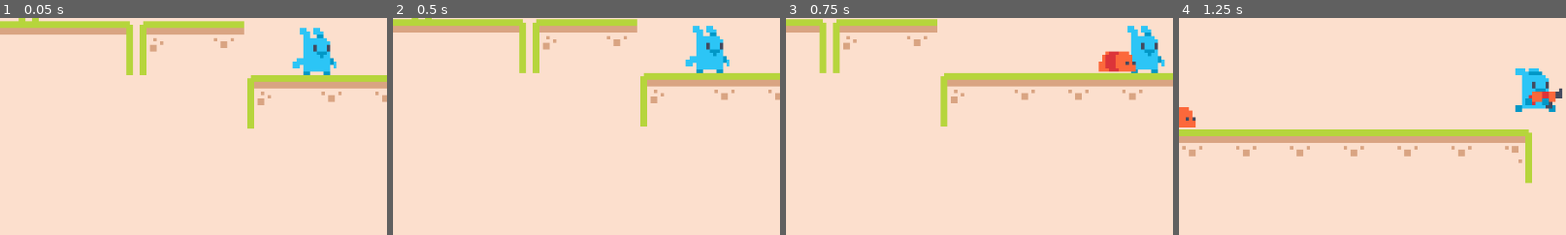
Above: before the commit, frames 1-4 (left to right).
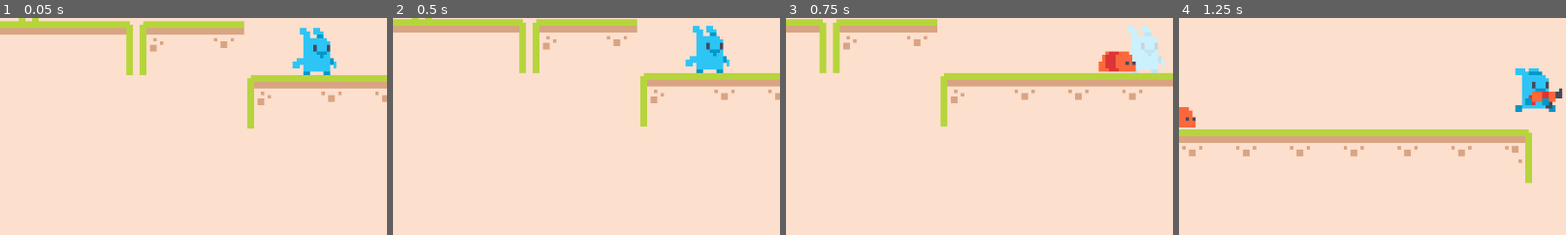
Above: after the commit, the same moments.

Repository: sarahyack/Bunny-Let-Loose
Game: Godot game, scene res://Scenes/game.tscn
The game is run twice, just before and just after one commit, with the same random seed, the same clock (stepped at 60 frames per second) and the same inputs.
Inputs (mouse positions are % of the whole screen's width and height, from its top left):
- Up to frame 1 (0.05 s): no input
- Up to frame 2 (0.5 s): no input
- Up to frame 3 (0.75 s): move the mouse to (72, 45) at 0.52 s; hold Right (right) from 0.53 s (still down); click (72, 45) at 0.6 s
- Up to frame 4 (1.25 s): keep holding Right (right); tap Space (jump) at 0.77 s
The pictures show only the part of the screen within x 9-59%, y 43-93%; the shares and areas given below are measured in that part.

Frames 1-2 are identical in both runs. In frame 3, 1.4% of the frame differs, in the area x 88-98%, y 3-26%; in frame 4, nothing differs.

Commit message:
Finished Enemy & Player Damage
Enemies are now destroyable, and both the player and the two enemies have the flicker shader effect applied.

Diff:
--- a/Scenes/bee.gd
+++ b/Scenes/bee.gd
@@ -1,7 +1,33 @@
 extends Area2D
 
+@export var health := 3
+@export var attack_strength := 1
+
+# Main Functions
+
+func _process(_delta):
+	check_death()
+
+# Movement Functions
+
+# Status Functions
+
+func check_death():
+	if health <= 0:
+		queue_free()
+
+# Signal Functions
+
+func _on_area_entered(area):
+	health -= 1
+	area.queue_free()
+	var tween = create_tween()
+	tween.tween_property($Sprite2D, "material:shader_parameter/amount", 1.0, 0.0)
+	tween.tween_property($Sprite2D, "material:shader_parameter/amount", 0.0, 0.2)
+
+func _on_body_entered(body):
+	if body.is_in_group("player"):
+		body.damage(attack_strength)
 
 
-func _on_area_entered(area):
-	print("bee was hit")
-	area.queue_free()
+# Timeout Functions
--- a/Scenes/bee.tscn
+++ b/Scenes/bee.tscn
@@ -1,11 +1,17 @@
-[gd_scene load_steps=4 format=3 uid="uid://cidodig3rtb4s"]
+[gd_scene load_steps=6 format=3 uid="uid://cidodig3rtb4s"]
 
 [ext_resource type="Texture2D" uid="uid://dpith5gjeqj2f" path="res://Assets/graphics/Enemies/bee/0.png" id="1_1klw6"]
 [ext_resource type="Script" path="res://Scenes/bee.gd" id="1_dn4lr"]
+[ext_resource type="Shader" path="res://Scenes/flicker.gdshader" id="2_28yyj"]
 
 [sub_resource type="CapsuleShape2D" id="CapsuleShape2D_cu8r6"]
 radius = 3.0
 height = 12.0
+
+[sub_resource type="ShaderMaterial" id="ShaderMaterial_67r5r"]
+shader = ExtResource("2_28yyj")
+shader_parameter/color = Color(1, 1, 1, 1)
+shader_parameter/amount = 0.0
 
 [node name="Bee" type="Area2D"]
 collision_layer = 4
@@ -16,6 +22,8 @@
 shape = SubResource("CapsuleShape2D_cu8r6")
 
 [node name="Sprite2D" type="Sprite2D" parent="."]
+material = SubResource("ShaderMaterial_67r5r")
 texture = ExtResource("1_1klw6")
 
 [connection signal="area_entered" from="." to="." method="_on_area_entered"]
+[connection signal="body_entered" from="." to="." method="_on_body_entered"]
--- /dev/null
+++ b/Scenes/flicker.gdshader
@@ -0,0 +1,9 @@
+shader_type canvas_item;
+
+uniform vec3 color: source_color = vec3(1.0);
+uniform float amount: hint_range(0.0, 1.0) = 0.0;
+
+void fragment() {
+	vec3 original_color = texture(TEXTURE, UV).rgb;
+	COLOR.rgb = mix(original_color, color, amount);
+}
--- a/Scenes/player.gd
+++ b/Scenes/player.gd
@@ -1,15 +1,20 @@
 extends CharacterBody2D
 
 @export var speed := 200
+@export var health := 5
+
 var direction_x := 0.0
 var facing_right := true
 var has_gun := false
 var can_shoot := false
+var can_be_hurt := true
 
 signal shoot(pos: Vector2, direction: bool)
 
+
+# Main Functions
+
 func _process(_delta):
-	print(Input.get_axis("left", "right"))
 	get_input()
 	apply_gravity()
 	get_facing_direction()
@@ -17,6 +22,9 @@
 
 	velocity.x = direction_x * speed
 	move_and_slide()
+
+
+# Movement Functions
 
 func get_input():
 	direction_x = Input.get_axis("left", "right")
@@ -50,6 +58,25 @@
 	$Sprites.animation = current_animation
 	$Sprites.flip_h = not facing_right
 
+
+# Status Functions
+
+func damage(amount):
+	if can_be_hurt:
+		if health > 0:
+			health -= amount
+		var tween = create_tween()
+		tween.tween_property($Sprites, "material:shader_parameter/amount", 1.0, 0.0)
+		tween.tween_property($Sprites, "material:shader_parameter/amount", 0.0, 0.2)
+		can_be_hurt = false
+		# print(health)
+		$Timers/HurtTimer.start()
+
+# Signal Functions
+
+
+# Timeout Functions
+
 func _on_shoot_timer_timeout():
 	if has_gun:
 		can_shoot = true
@@ -57,3 +84,6 @@
 func _on_fire_timer_timeout():
 	for child in $Fire.get_children():
 		child.hide()
+
+func _on_hurt_timer_timeout():
+	can_be_hurt = true
--- a/Scenes/player.tscn
+++ b/Scenes/player.tscn
@@ -1,11 +1,17 @@
-[gd_scene load_steps=9 format=3 uid="uid://8ld6je42g41r"]
+[gd_scene load_steps=11 format=3 uid="uid://8ld6je42g41r"]
 
 [ext_resource type="Script" path="res://Scenes/player.gd" id="1_dlvwq"]
 [ext_resource type="Texture2D" uid="uid://cxquwllyvrjha" path="res://Assets/graphics/player/basic/idle.png" id="1_j5w4o"]
+[ext_resource type="Shader" path="res://Scenes/flicker.gdshader" id="2_5iwf8"]
 [ext_resource type="Texture2D" uid="uid://cqp3h8qx1aflw" path="res://Assets/graphics/player/gun/idle.png" id="3_7mlcv"]
 [ext_resource type="Texture2D" uid="uid://cyyrpyh2uvu26" path="res://Assets/graphics/player/basic/walk.png" id="3_yv4gn"]
 [ext_resource type="Texture2D" uid="uid://cr4rh3esr8lwy" path="res://Assets/graphics/player/gun/walk.png" id="5_j4kmy"]
 [ext_resource type="Texture2D" uid="uid://beiwrqf73bodu" path="res://Assets/graphics/bullet/fire.png" id="6_hlg78"]
+
+[sub_resource type="ShaderMaterial" id="ShaderMaterial_pflyx"]
+shader = ExtResource("2_5iwf8")
+shader_parameter/color = Color(1, 1, 1, 1)
+shader_parameter/amount = 0.0
 
 [sub_resource type="SpriteFrames" id="SpriteFrames_jonug"]
 animations = [{
@@ -74,6 +80,7 @@
 script = ExtResource("1_dlvwq")
 
 [node name="Sprites" type="AnimatedSprite2D" parent="."]
+material = SubResource("ShaderMaterial_pflyx")
 sprite_frames = SubResource("SpriteFrames_jonug")
 animation = &"walk_gun"
 autoplay = "idle"
@@ -96,6 +103,10 @@
 wait_time = 0.1
 one_shot = true
 
+[node name="HurtTimer" type="Timer" parent="Timers"]
+wait_time = 0.6
+one_shot = true
+
 [node name="Fire" type="Node2D" parent="."]
 
 [node name="FireLeft" type="Sprite2D" parent="Fire"]
@@ -111,3 +122,4 @@
 
 [connection signal="timeout" from="Timers/ShootTimer" to="." method="_on_shoot_timer_timeout"]
 [connection signal="timeout" from="Timers/FireTimer" to="." method="_on_fire_timer_timeout"]
+[connection signal="timeout" from="Timers/HurtTimer" to="." method="_on_hurt_timer_timeout"]
--- a/Scenes/worm.gd
+++ b/Scenes/worm.gd
@@ -1,6 +1,34 @@
 extends Area2D
 
+@export var health := 2
+@export var attack_strength := 1
+
+# Main Functions
+
+func _process(_delta):
+	check_death()
+
+# Movement Functions
+
+# Status Functions
+
+func check_death():
+	if health <= 0:
+		queue_free()
+
+
+# Signal Functions
 
 func _on_area_entered(area):
-	print("worm was hit")
+	health -= 1
 	area.queue_free()
+	var tween = create_tween()
+	tween.tween_property($Sprite2D, "material:shader_parameter/amount", 1.0, 0.0)
+	tween.tween_property($Sprite2D, "material:shader_parameter/amount", 0.0, 0.2)
+
+func _on_body_entered(body):
+	if body.is_in_group("player"):
+		body.damage(attack_strength)
+
+
+# Timeout Functions
--- a/Scenes/worm.tscn
+++ b/Scenes/worm.tscn
@@ -1,7 +1,13 @@
-[gd_scene load_steps=4 format=3 uid="uid://dk6jgje1qb0t1"]
+[gd_scene load_steps=6 format=3 uid="uid://dk6jgje1qb0t1"]
 
 [ext_resource type="Texture2D" uid="uid://dnoj0v8s12y6n" path="res://Assets/graphics/Enemies/worm/1.png" id="1_ry270"]
+[ext_resource type="Shader" path="res://Scenes/flicker.gdshader" id="1_sepxc"]
 [ext_resource type="Script" path="res://Scenes/worm.gd" id="1_ywlaa"]
+
+[sub_resource type="ShaderMaterial" id="ShaderMaterial_ii62d"]
+shader = ExtResource("1_sepxc")
+shader_parameter/color = Color(0.98582, 0.955267, 0.924289, 1)
+shader_parameter/amount = 0.0
 
 [sub_resource type="RectangleShape2D" id="RectangleShape2D_ofmmt"]
 size = Vector2(12, 8)
@@ -12,9 +18,11 @@
 script = ExtResource("1_ywlaa")
 
 [node name="Sprite2D" type="Sprite2D" parent="."]
+material = SubResource("ShaderMaterial_ii62d")
 texture = ExtResource("1_ry270")
 
 [node name="CollisionShape2D" type="CollisionShape2D" parent="."]
 shape = SubResource("RectangleShape2D_ofmmt")
 
 [connection signal="area_entered" from="." to="." method="_on_area_entered"]
+[connection signal="body_entered" from="." to="." method="_on_body_entered"]
